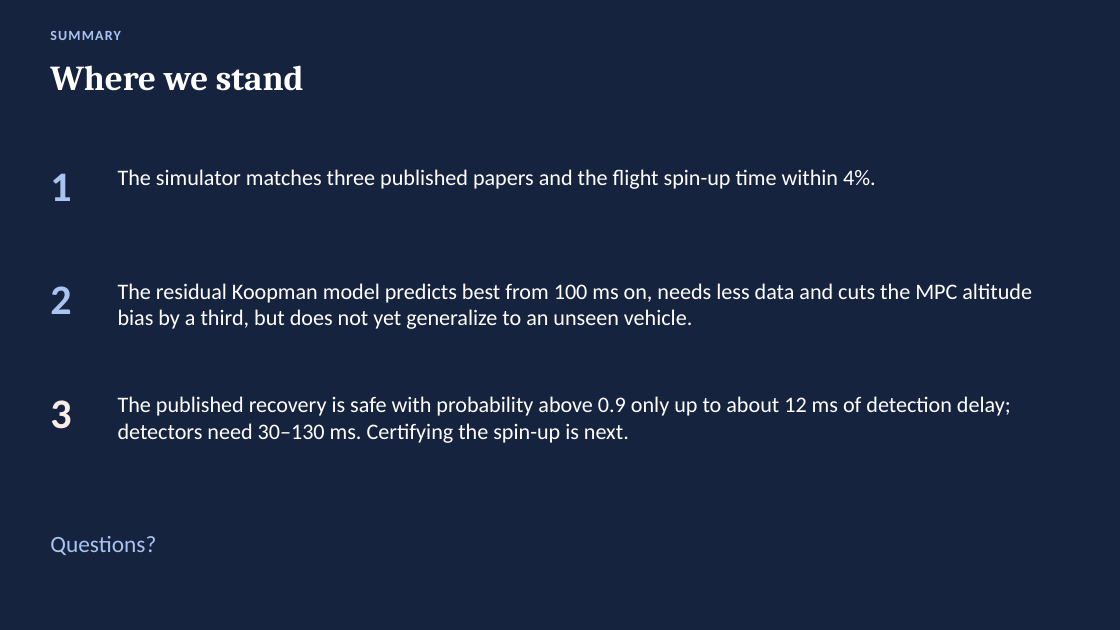
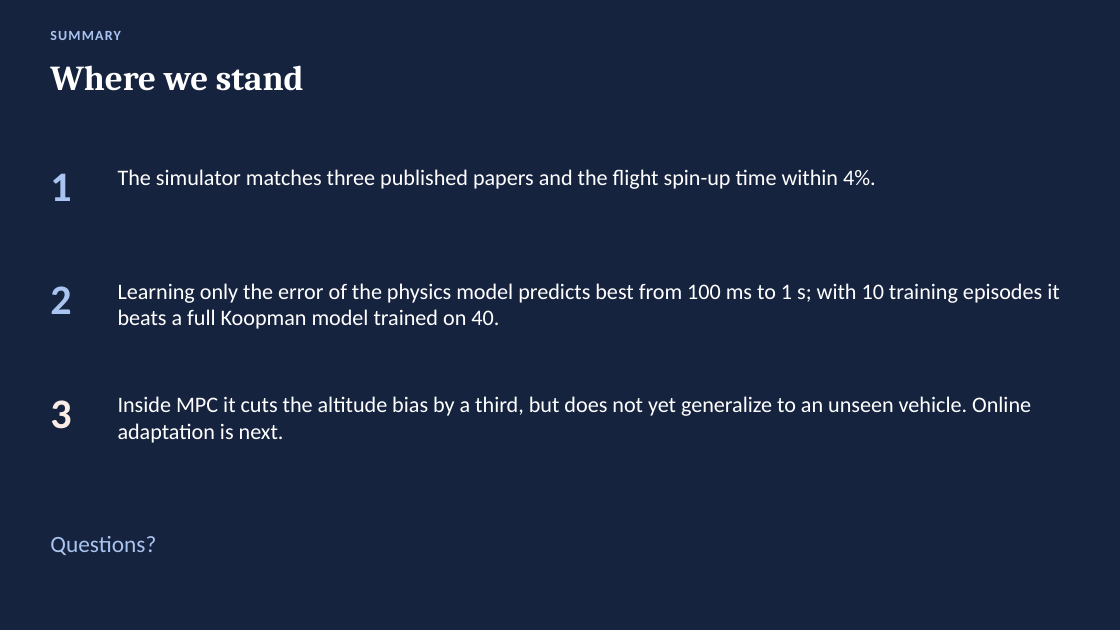
Before and after one commit to pranshuk22/quadrotor-rotor-loss-recovery, a slide deck: slide 15 of docs/deck/progress-review.pptx (slide 19 before the commit). Drawn at 1120x630 pixels with LibreOffice and Linux fonts; fonts in the diff are those of the drawing. Boxes give left, top, right and bottom in pixels: in the first picture for what was removed or moved away, otherwise in the second. Text is boxed around its words. In the diff, an @@ line names an element or a change of style, - is before the commit and + after.

```diff
--- a/docs/deck/progress-review.pptx
+++ b/docs/deck/progress-review.pptx
@@ text at (118,283,1059,329): text changed @@
-The residual Koopman model predicts best from 100 ms on, needs less data and cuts the MPC altitude bias by a third, but does not yet generalize to an unseen vehicle.
+Learning only the error of the physics model predicts best from 100 ms to 1 s; with 10 training episodes it beats a full Koopman model trained on 40.
@@ text at (118,396,1031,443): text changed @@
-The published recovery is safe with probability above 0.9 only up to about 12 ms of detection delay; detectors need 30–130 ms. Certifying the spin-up is next.
+Inside MPC it cuts the altitude bias by a third, but does not yet generalize to an unseen vehicle. Online adaptation is next.
```
Also in this commit, not shown: 12 other slides changed, 3 slides added, 6 slides removed, 6 other files.
